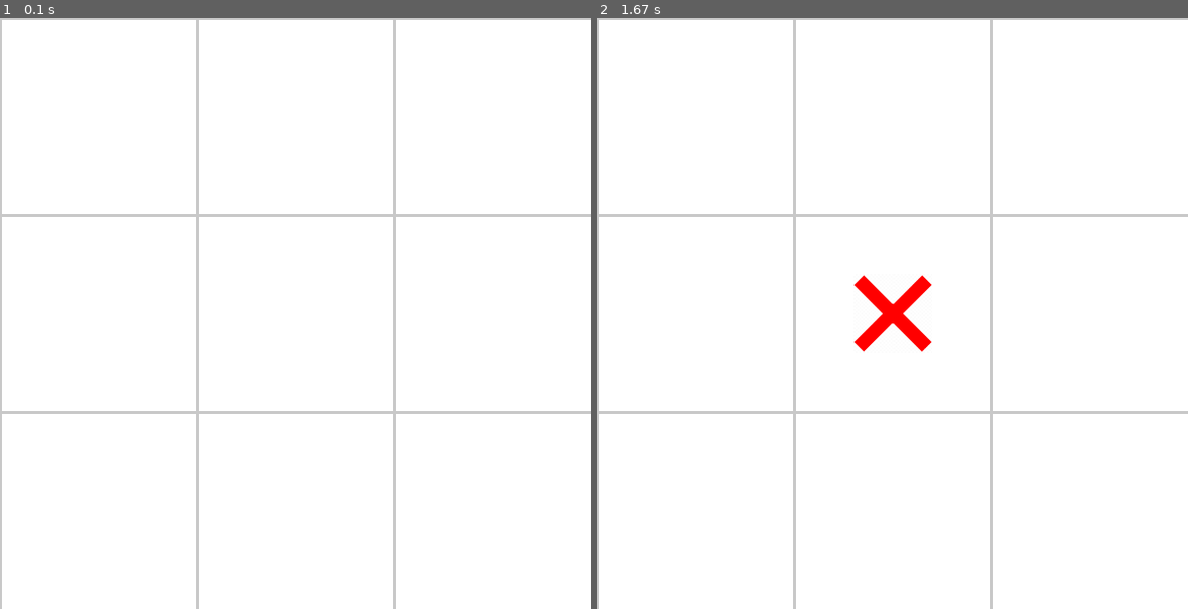
Above: before the commit, frames 1-2 (left to right).
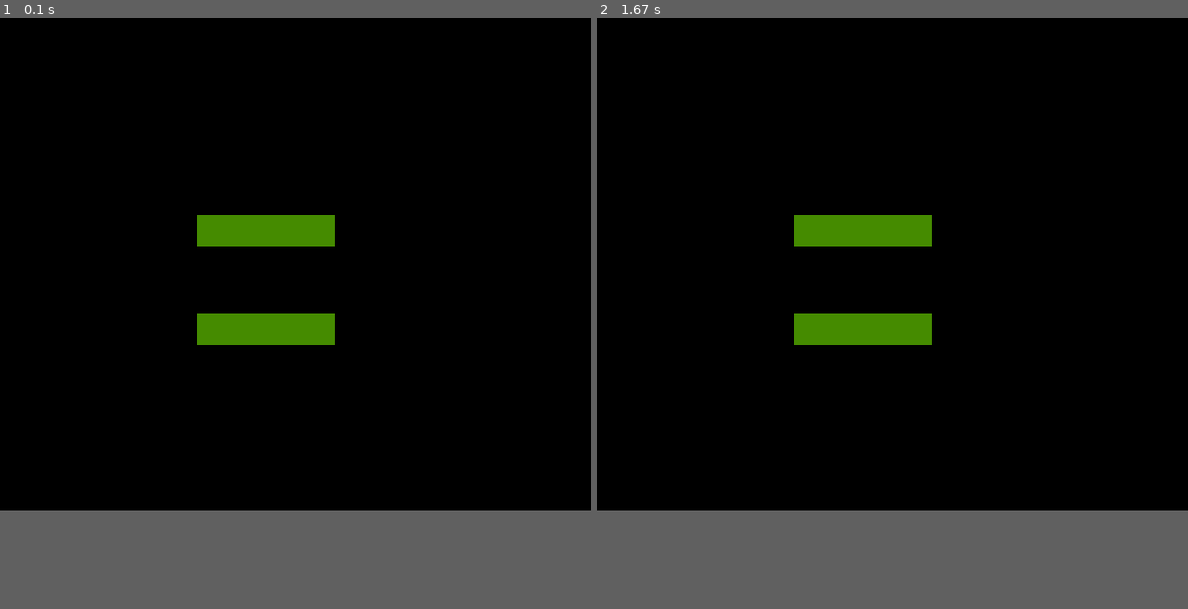
Above: after the commit, the same moments.

Repository: daliborstakic/tictactoe-pygame
Game: pygame game, started from main.py
Same seed, same stepped clock (60 frames per second), same inputs: the game is played once before the commit and once after it.
Inputs (mouse positions are in pixels of both pictures, inside the frame that each line leads up to):
- Up to frame 1 (0.1 s): no input
- Up to frame 2 (1.67 s): click (845, 230) at 0.38 s; click (892, 295) at 0.83 s
In our replay, the window is 600x600 before the commit and 600x500 after it. These sizes can differ from the game's own. Grey fills any space a smaller window leaves; there, only what the larger window draws over its background counts as a difference.

The runs differ from the first frame. In frame 1, 84% of the frame differs, in the area x 0-100%, y 0-100%; in frame 2, 84%.

Commit message:
added login

Diff:
--- a/main.py
+++ b/main.py
@@ -25,6 +25,76 @@
 # Fonts
 END_FONT = pygame.font.SysFont('Ink Free', 50)
 
+# basic font for user typed
+base_font = pygame.font.Font(None, 32)
+
+# color_active stores color(lightskyblue3) which
+# gets active when input box is clicked by user
+color_active = pygame.Color('lightskyblue3')
+
+# color_passive store color(chartreuse4) which is
+# color of input box.
+color_passive = pygame.Color('chartreuse4')
+
+
+class Textbox:
+    def __init__(self, screen, X, Y):
+        self.input_rect = pygame.Rect(X, Y, 140, 32)
+        self.color = color_passive
+        self.user_text = ""
+        self.active = False
+        self.text_surface = base_font.render(self.user_text, True, (255, 255, 255))
+        self.screen = screen
+        pygame.draw.rect(self.screen, self.color, self.input_rect)
+        self.change_mode()
+
+
+    def update_for_event(self, event):
+        """
+        This function should be called for each event that is happening with Event as parameter.
+        :param event: Event which is happened.
+        :type event:
+        :return:
+        :rtype:None
+        """
+
+        if event.type == pygame.MOUSEBUTTONDOWN:
+            if self.input_rect.collidepoint(event.pos):
+                if not self.active:
+                    self.active = True
+                    self.change_mode()
+            else:
+                if self.active:
+                    self.active = False
+                    self.change_mode()
+
+        if self.active:
+            if event.type == pygame.KEYDOWN:
+                # Check for backspace
+                if event.key == pygame.K_BACKSPACE:
+                    # get text input from 0 to -1 i.e. end.
+                    self.user_text = self.user_text[:-1]
+
+                # Unicode standard is used for string
+                # formation
+                else:
+                    self.user_text += event.unicode
+                self.update_text()
+
+    def change_mode(self):
+        # draw rectangle and argument passed which should
+        # be on screen
+        pygame.draw.rect(self.screen, self.color, self.input_rect)
+        self.update_text()
+
+    def update_text(self):
+        self.text_surface = base_font.render(self.user_text, True, (255, 255, 255))
+        # render at position stated in arguments
+        self.screen.blit(self.text_surface, (self.input_rect.x + 5, self.input_rect.y + 5))
+
+        # set width of textfield so that text cannot get
+        # outside of user's text input
+        self.input_rect.w = max(100, self.text_surface.get_width() + 10)
 
 def draw_grid():
     gap = WIDTH // ROWS
@@ -38,6 +108,45 @@
 
         pygame.draw.line(win, GRAY, (x, 0), (x, WIDTH), 3)
         pygame.draw.line(win, GRAY, (0, x), (WIDTH, x), 3)
+
+
+def show_login(input_name):
+
+    clock = pygame.time.Clock()
+
+    # it will display on screen
+    login_screen = pygame.display.set_mode([600, 500])
+
+    xlogin = Textbox(login_screen, 200, 200)
+
+    ologin = Textbox(login_screen, 200, 300)
+
+    # display.flip() will update only a portion of the
+    # screen to updated, not full area
+    pygame.display.flip()
+
+    # clock.tick(60) means that for every second at most
+    # 60 frames should be passed.
+    clock.tick(60)
+
+    while True:
+        for event in pygame.event.get():
+            # if user types QUIT then the screen will close
+            if event.type == pygame.QUIT:
+                pygame.quit()
+                sys.exit()
+
+            if pygame.MOUSEBUTTONDOWN == event.type or pygame.KEYDOWN == event.type:
+                xlogin.update_for_event(event)
+                ologin.update_for_event(event)
+                # display.flip() will update only a portion of the
+                # screen to updated, not full area
+                pygame.display.flip()
+
+
+
+
+
 
 
 def initialize_grid():
@@ -173,6 +282,9 @@
     x_turn = True
     o_turn = False
 
+    show_login("X USER")
+    pygame.display.update()
+
     game_array = initialize_grid()
 
     while run:
@@ -188,8 +300,6 @@
             run = False
 
 
-
-
 while True:
     if __name__ == '__main__':
         pygame.display.set_caption("TicTacToe  X-{}  O-{}".format(x_won, o_won))
Not shown, added: requirements.txt
